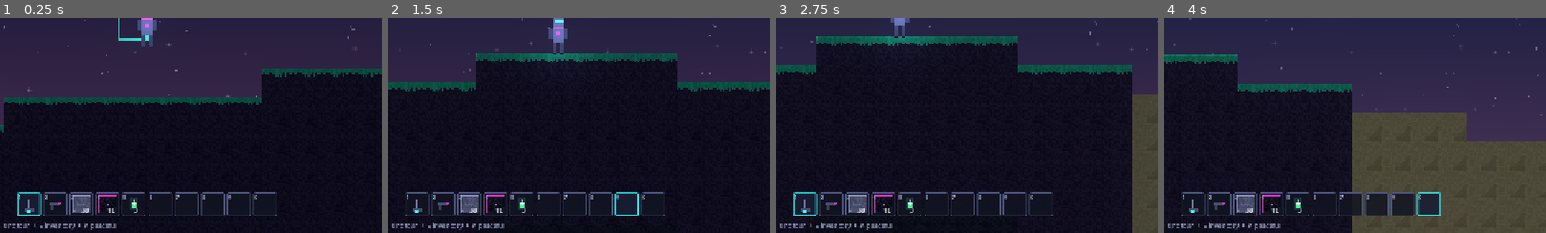
Above: before the commit, frames 1-4 (left to right).
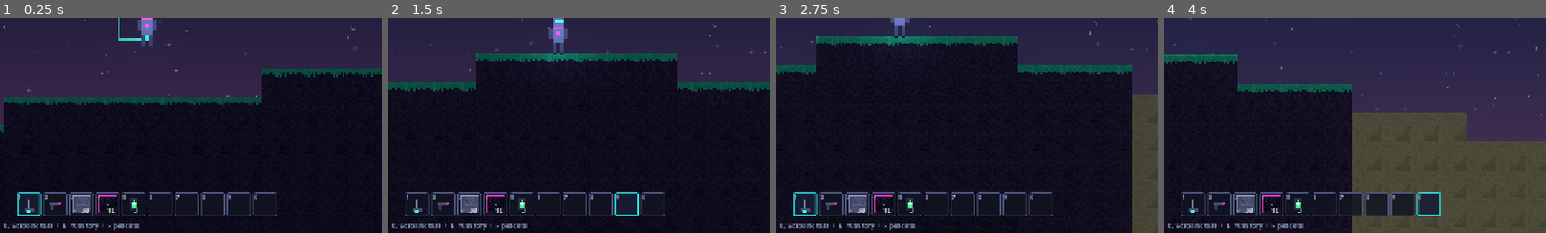
Above: after the commit, the same moments.

Repository: jaygriggsau/exocraft
Game: Godot game, scene res://scenes/Main.tscn
Two runs of this game, one before a commit and one after it. Both use one fixed random seed, a clock stepped at 60 frames per second and the inputs below.
Inputs (mouse positions are % of the whole screen's width and height, from its top left):
- Up to frame 1 (0.25 s): no input
- Up to frame 2 (1.5 s): tap Enter at 0.5 s; move the mouse to (72, 45) at 0.52 s; hold D (move_right) from 0.53 s (still down); tap 1 at 0.6 s; click (72, 45) at 0.67 s; tap Space (jump) at 0.77 s; tap 9 at 0.8, 1.35 s; move the mouse to (30, 55) at 1.27 s; click (30, 55) at 1.42 s
- Up to frame 3 (2.75 s): tap Space (jump) at 1.52 s; tap 0 at 1.55, 2.1 s; move the mouse to (60, 28) at 2.02 s; release D (move_right) at 2.03 s; hold A (move_left) from 2.03 s (still down); click (60, 28) at 2.17 s; tap 1 at 2.3 s
- Up to frame 4 (4 s): move the mouse to (45, 70) at 2.77 s; release A (move_left) at 2.78 s; hold D (move_right) from 2.78 s (still down); tap P (toggle_enemies) at 2.85 s; click (45, 70) at 2.92 s; tap Space (jump) at 3.02, 3.77 s; tap 9 at 3.05 s; move the mouse to (80, 65) at 3.52 s; tap 1 at 3.6 s; click (80, 65) at 3.67 s; tap 0 at 3.8 s
The pictures show only the part of the screen within x 31-81%, y 50-100%; the shares and areas given below are measured in that part.

The runs differ from the first frame. In frame 1, 0.6% of the frame differs, in the area x 2-37%, y 95-99%; in frame 2, 0.6%; in frame 3, 0.6%; in frame 4, 0.6%.

Commit message:
Make the hotbar selectable with the mouse wheel
- Scroll wheel cycles the selected hotbar slot (up = left, down = right),
  wrapping around via Inventory.select_relative
- Slot panels are now mouse-transparent so wheel/clicks always reach the game
- Updated controls hint and README

https://claude.ai/code/session_01Lbtdt6KHnYyPZuVhH3cTWJ

Diff:
--- a/scripts/inventory/Inventory.gd
+++ b/scripts/inventory/Inventory.gd
@@ -24,6 +24,11 @@
 
 func select(i: int) -> void:
 	selected = clampi(i, 0, HOTBAR - 1)
+	_changed()
+
+## Move the selection by `delta` slots, wrapping around the hotbar.
+func select_relative(delta: int) -> void:
+	selected = wrapi(selected + delta, 0, HOTBAR)
 	_changed()
 
 ## Add `count` of an item, stacking where possible. Returns the leftover that
--- a/scripts/ui/HUD.gd
+++ b/scripts/ui/HUD.gd
@@ -91,7 +91,7 @@
 	_info_label.position = Vector2(16, 44)
 	add_child_control(_info_label)
 
-	var hint := _make_label("Move WAD/Arrows  •  Jump Space  •  L-Click use item  •  R-Click mine  •  1-0 hotbar  •  E inventory  •  P peaceful", 11)
+	var hint := _make_label("Move WAD/Arrows  •  Jump Space  •  L-Click use item  •  R-Click mine  •  1-0 / Scroll hotbar  •  E inventory  •  P peaceful", 11)
 	hint.modulate = Color(0.7, 0.75, 0.9, 0.8)
 	hint.position = Vector2(16, VH - 20)
 	add_child_control(hint)
@@ -195,6 +195,12 @@
 			Game.inventory.select(k - KEY_1)
 		elif k == KEY_0:
 			Game.inventory.select(9)
+	if e is InputEventMouseButton and e.pressed:
+		# scroll wheel cycles the hotbar (up = left, down = right)
+		if e.button_index == MOUSE_BUTTON_WHEEL_UP:
+			Game.inventory.select_relative(-1)
+		elif e.button_index == MOUSE_BUTTON_WHEEL_DOWN:
+			Game.inventory.select_relative(1)
 	if e.is_action_pressed("toggle_inventory"):
 		_toggle_inventory()
 	elif e.is_action_pressed("toggle_enemies"):
@@ -253,6 +259,7 @@
 	var panel := Panel.new()
 	panel.position = Vector2(x, y)
 	panel.size = Vector2(size, size)
+	panel.mouse_filter = Control.MOUSE_FILTER_IGNORE  # non-interactive; let wheel/clicks pass through
 	panel.add_theme_stylebox_override("panel", _normal_sb)
 	var icon := TextureRect.new()
 	icon.position = Vector2(4, 4)
Not shown, changed: README.md
